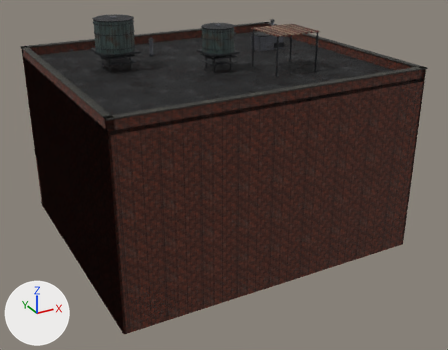
What one commit did to the Blender file assets/generated/city_realism/blends/market_habitat.blend.
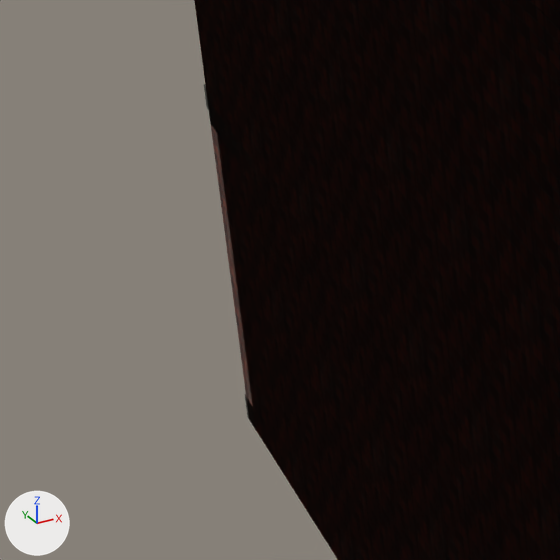
Each version appears first whole from a 50 mm lens placed at (-16.5, -39.7, 19.1), pointed at (0.6, -8.7, 3.6), and next in a close-up on the part from 0% to 21% of the width and 38% to 65% of the height. Lighting does not change. The marker at lower left points along +X, +Y and +Z. The first two pictures are the older version.

The older version as bpy lines, for what is in view:
```python
me_market_habitat = bpy.data.meshes.new('market_habitat')
me_market_habitat.from_pydata(...)  # 11237 vertices, 9162 faces; spans x -9.0..9.0, y -16.1..2.0, z 0.0..13.3
me_market_habitat.materials.append(mat_steel_structure)
me_market_habitat.materials.append(mat_cladding_corrugated)
me_market_habitat.materials.append(mat_cladding_patch)
me_market_habitat.materials.append(mat_concrete)
me_market_habitat.materials.append(mat_brick)
me_market_habitat.materials.append(mat_render_plaster)
me_market_habitat.materials.append(mat_roof_membrane)
me_market_habitat.materials.append(mat_equipment_steel)
me_market_habitat.materials.append(mat_glass_window)
me_market_habitat.materials.append(mat_fabric_awning)
me_market_habitat.materials.append(mat_plastic_rubber)
me_market_habitat.materials.append(mat_sign_atlas)
me_market_habitat.materials.append(mat_lamp_glass)  # beige #f3edcb, glowing beige #ffeabc
ob_market_habitat = bpy.data.objects.new('market_habitat', me_market_habitat)
ob_market_habitat.location = (0.0, 0.0, 0.0)
```
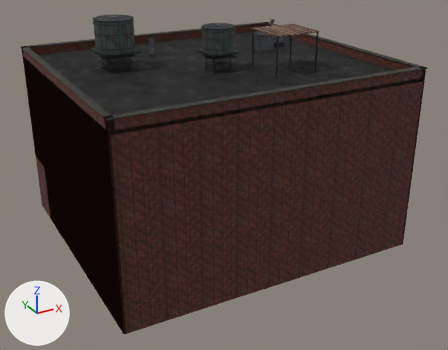
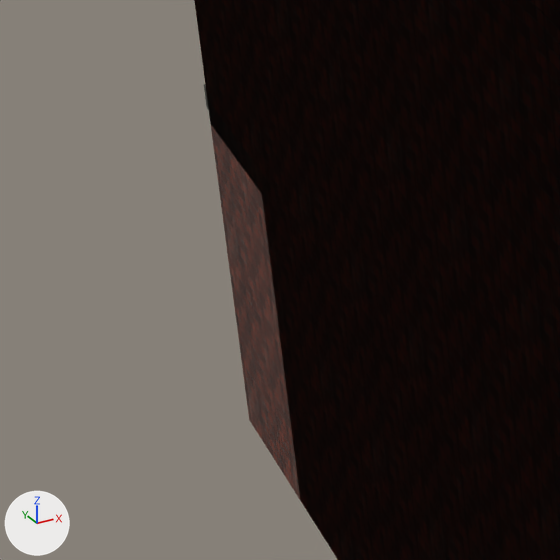
Location of each change, [x1, y1, x2, y2] in pixels of the close-ups (560 x 560 px; the box of a moved part takes in the faces that stretch with it):
part 1 of me_market_habitat, deleted (mostly hidden): before [245, 394, 256, 429]
part 2 of me_market_habitat, moved or reshaped: before [200, 0, 560, 560]; after [195, 0, 560, 560]

What the commit changed:
me_market_habitat is used by ob_market_habitat; location (0.0, 0.0, 0.0).
me_market_habitat had 11237 vertices, 9162 faces and spanned x -9.0..9.0, y -16.1..2.0, z 0.0..13.3.
me_market_habitat now has 11363 vertices, 9288 faces and spans x -9.0..9.0, y -16.1..2.0, z 0.0..13.3.
me_market_habitat part 1: the loose piece of 68 vertices spanning x -9.0..9.0, y -0.3..0.1, z 0.0..0.3 is deleted.
me_market_habitat part 2: 390 vertices moved from x -9.0..9.0, y -16.0..-0.3, z 0.0..9.1 to x -9.0..9.0, y -16.0..-0.3, z 4.0..8.8; 330 vertices removed from x -9.0..9.0, y -16.0..-0.3, z 0.0..9.1; 524 vertices added at x -9.0..9.0, y -16.0..-0.3, z 0.0..8.8.
